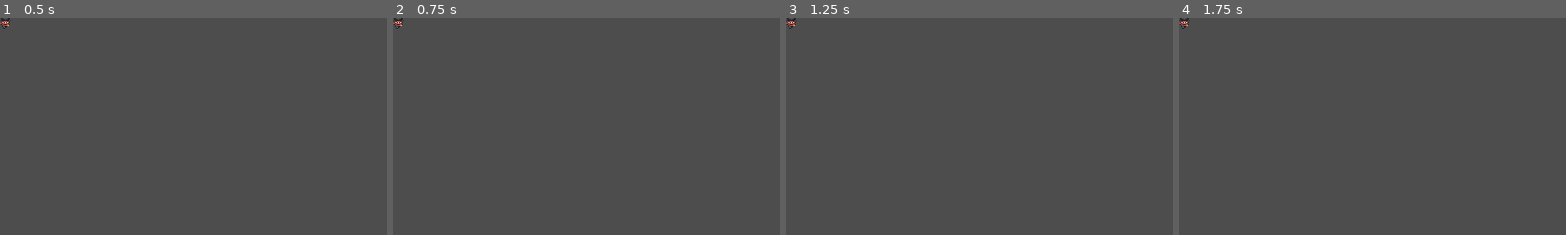
Above: before the commit, frames 1-4 (left to right).
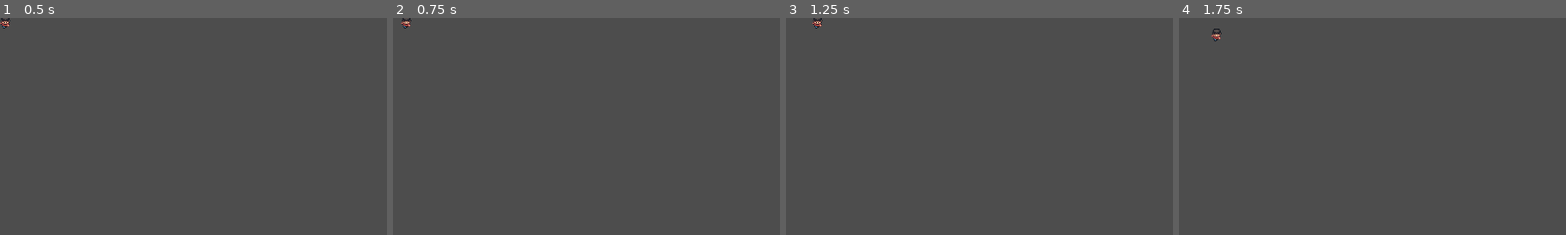
Above: after the commit, the same moments.

Repository: vincent-huu-nguyen/pokemon-game
Game: Godot game, scene res://map.tscn
The game is run twice, just before and just after one commit, with the same random seed, the same clock (stepped at 60 frames per second) and the same inputs. Before the commit the project has no main scene; this scene is started directly in both runs.
Inputs:
- Up to frame 1 (0.5 s): no input
- Up to frame 2 (0.75 s): tap Enter at 0.5 s; hold Right (ui_right) from 0.53 s (still down)
- Up to frame 3 (1.25 s): keep holding Right (ui_right)
- Up to frame 4 (1.75 s): release Right (ui_right) at 1.28 s; hold Down (ui_down) from 1.28 s (still down)
The pictures show only the part of the screen within x 0-50%, y 0-50%; the shares and areas given below are measured in that part.

Frame 1 is identical in both runs. In frame 2, 0.2% of the frame differs, in the area x 0-5%, y 0-5%; in frame 3, 0.2%; in frame 4, 0.2%, in the area x 0-12%, y 0-11%.

Commit message:
Created player movement

Diff:
--- a/map.tscn
+++ b/map.tscn
@@ -1,21 +1,7 @@
-[gd_scene load_steps=3 format=3 uid="uid://cjqgii6qd13g8"]
+[gd_scene load_steps=2 format=3 uid="uid://cjqgii6qd13g8"]
 
-[ext_resource type="Texture2D" uid="uid://dlupwjvk6618t" path="res://Assets/Player/Male_Spritesheet.png" id="1_c7s6e"]
-
-[sub_resource type="RectangleShape2D" id="RectangleShape2D_c7s6e"]
-size = Vector2(16, 16)
+[ext_resource type="PackedScene" uid="uid://b5u75l0x1hov3" path="res://player.tscn" id="1_c7s6e"]
 
 [node name="Map" type="Node2D"]
 
-[node name="Player" type="CharacterBody2D" parent="."]
-
-[node name="Sprite2D" type="Sprite2D" parent="Player"]
-texture = ExtResource("1_c7s6e")
-centered = false
-offset = Vector2(0, -4)
-hframes = 3
-vframes = 3
-
-[node name="CollisionShape2D" type="CollisionShape2D" parent="Player"]
-position = Vector2(8, 8)
-shape = SubResource("RectangleShape2D_c7s6e")
+[node name="Player" parent="." instance=ExtResource("1_c7s6e")]
--- /dev/null
+++ b/player.gd
@@ -0,0 +1,41 @@
+extends CharacterBody2D
+
+@export var walk_speed = 4.0
+const TILE_SIZE = 16
+
+var initial_position = Vector2(0, 0)
+var input_direction = Vector2(0, 0)
+var is_moving = false
+var percent_moved_to_next_tile = 0.0
+
+# Called when the node enters the scene tree for the first time.
+func _ready():
+	initial_position = position
+
+
+func _physics_process(delta):
+	if is_moving == false:
+		process_player_input()
+	elif input_direction != Vector2.ZERO:
+		move(delta)
+	else:
+		is_moving = false
+
+func process_player_input():
+	if input_direction.y == 0:
+		input_direction.x = int(Input.is_action_pressed("ui_right")) - int(Input.is_action_pressed("ui_left"))
+	if input_direction.x == 0:
+		input_direction.y = int(Input.is_action_pressed("ui_down")) - int(Input.is_action_pressed("ui_up"))
+
+	if input_direction != Vector2.ZERO:
+		initial_position = position
+		is_moving = true
+
+func move(delta):
+	percent_moved_to_next_tile += walk_speed * delta
+	if percent_moved_to_next_tile >= 1.0:
+		position = initial_position + (TILE_SIZE * input_direction)
+		percent_moved_to_next_tile = 0.0
+		is_moving = false
+	else:
+		position = initial_position + (TILE_SIZE * input_direction * percent_moved_to_next_tile)
--- /dev/null
+++ b/player.tscn
@@ -0,0 +1,21 @@
+[gd_scene load_steps=4 format=3 uid="uid://b5u75l0x1hov3"]
+
+[ext_resource type="Texture2D" uid="uid://dlupwjvk6618t" path="res://Assets/Player/Male_Spritesheet.png" id="1_4flbx"]
+[ext_resource type="Script" uid="uid://0dlk2wo8hjpk" path="res://player.gd" id="1_onrkg"]
+
+[sub_resource type="RectangleShape2D" id="RectangleShape2D_c7s6e"]
+size = Vector2(16, 16)
+
+[node name="Player" type="CharacterBody2D"]
+script = ExtResource("1_onrkg")
+
+[node name="Sprite2D" type="Sprite2D" parent="."]
+texture = ExtResource("1_4flbx")
+centered = false
+offset = Vector2(0, -4)
+hframes = 3
+vframes = 3
+
+[node name="CollisionShape2D" type="CollisionShape2D" parent="."]
+position = Vector2(8, 8)
+shape = SubResource("RectangleShape2D_c7s6e")
--- a/project.godot
+++ b/project.godot
@@ -11,8 +11,13 @@
 [application]
 
 config/name="PokemonGame"
+run/main_scene="uid://cjqgii6qd13g8"
 config/features=PackedStringArray("4.4", "GL Compatibility")
 config/icon="res://icon.svg"
+
+[display]
+
+window/size/borderless=true
 
 [rendering]
 
Not shown, added: player.gd.uid
